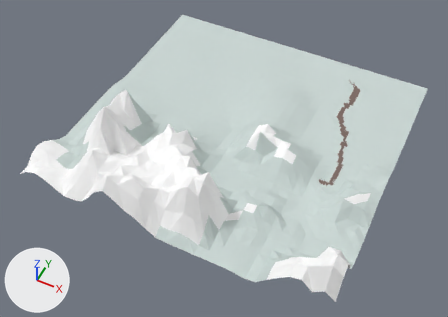
The Blender file models/world2.blend: old version first, new version second.
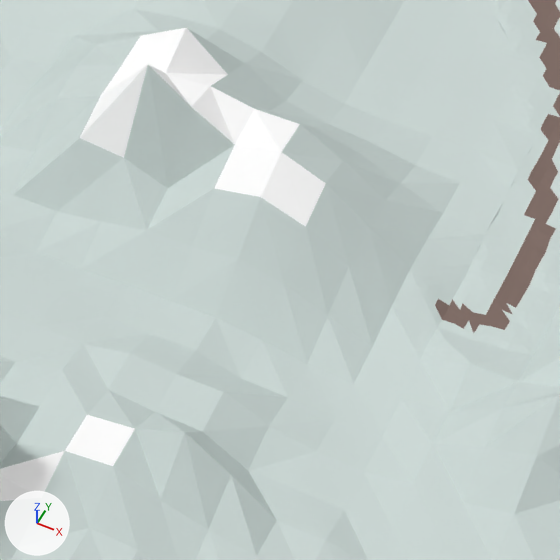
Each version appears first whole from a 50 mm lens placed at (8.73, -16.83, 17.95), pointed at (1.85, -3.08, 0.76), and next in a close-up on the part from 51% to 77% of the width and 37% to 73% of the height. Arrows for +X, +Y and +Z are at lower left; the lights stay in place. The same objects are shown in both versions, whatever each file hides.
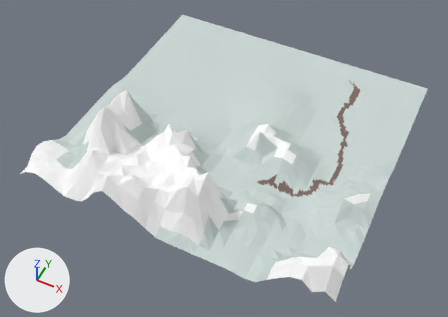
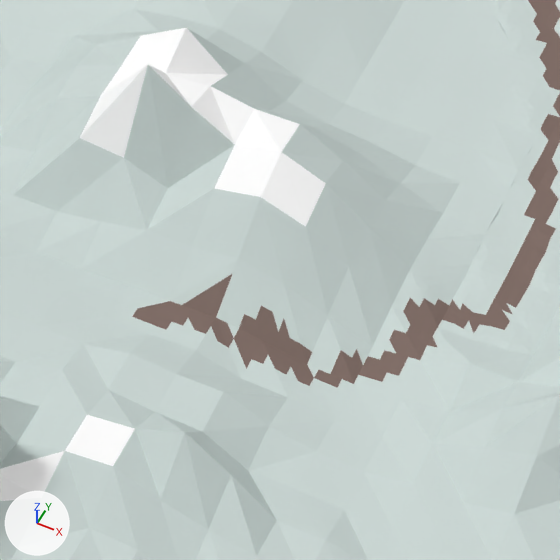
Boxes (x1, y1, x2, y2) around the edits, measured in the close-ups (560 x 560 px):
part 1 of me_plane, recoloured (white to brown)
    both: (132, 274, 442, 388)

The edits, one by one:
me_plane has 2267 vertices, 4183 faces and spans x -5.85..5.85, y -5.85..5.85, z 0.0..3.09.
me_plane is used by ob_plane; location (1.77, -1.458, 0.547).
me_plane part 1: 137 of the faces centred in x 1.68..3.68, y -2.07..-0.94, z 0.01..0.32 switch from mat_winterbase (light grey #ccd8d5) to mat_weg (brown #816f68).
